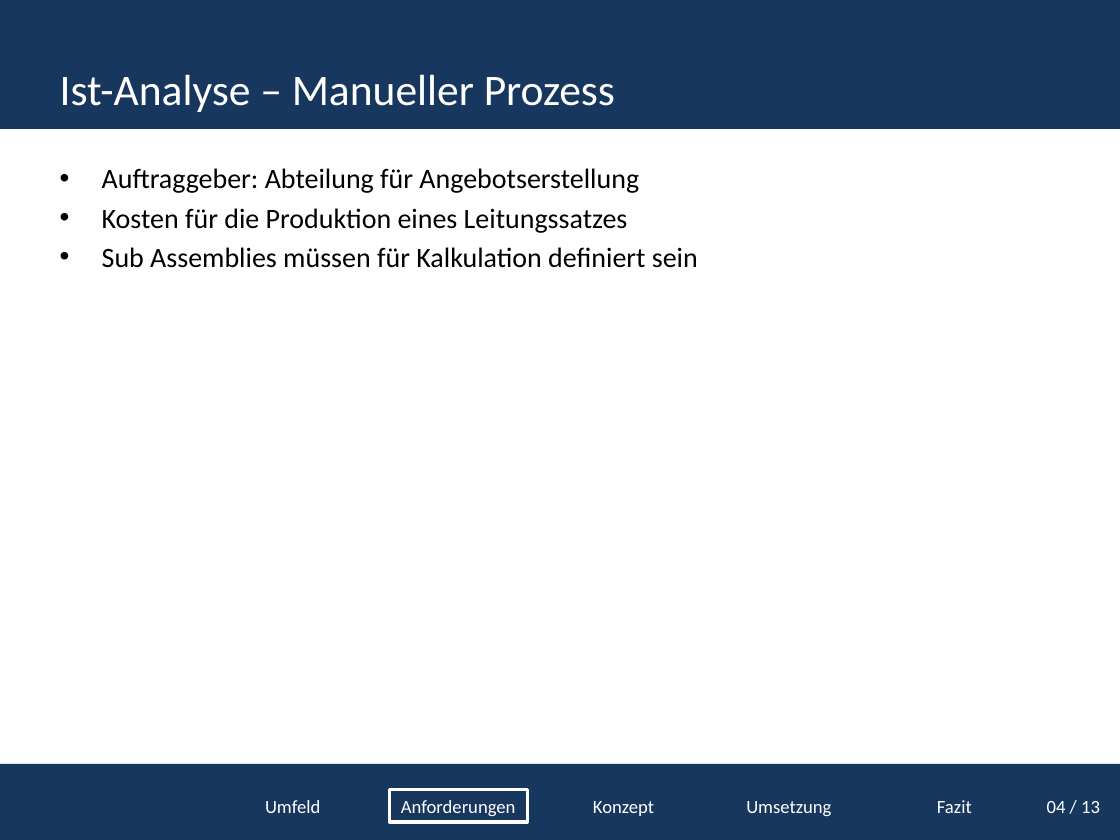
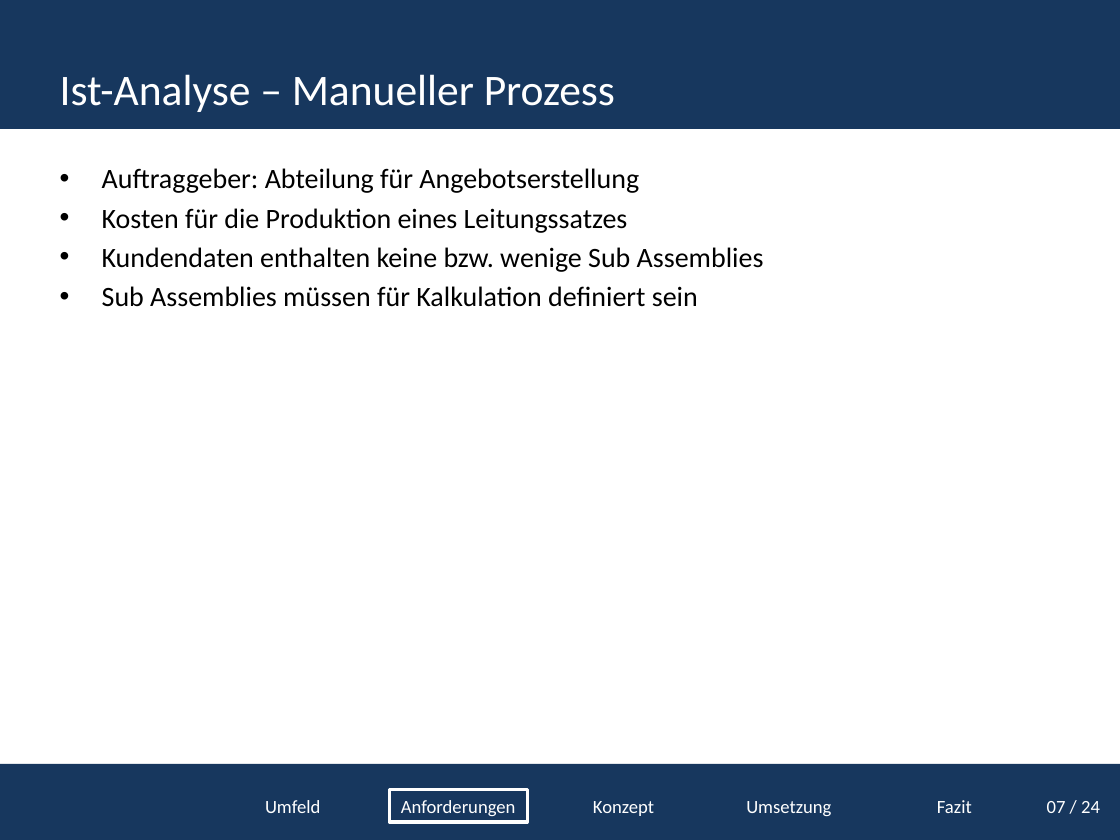
Before and after one commit to tomtom1992/Projektpr-sentation, a slide deck: slide 9 of Projektpräsentation.pptx. Drawn at 1120x840 pixels with LibreOffice and Linux fonts; fonts in the diff are those of the drawing; background and template pictures are left out. Boxes give left, top, right and bottom in pixels: in the first picture for what was removed or moved away, otherwise in the second. Text is boxed around its words. In the diff, an @@ line names an element or a change of style, - is before the commit and + after.

```diff
--- a/Projektpräsentation.pptx
+++ b/Projektpräsentation.pptx
@@ text at (102, 247, 764, 272): paragraph added @@
+• Kundendaten enthalten keine bzw. wenige Sub Assemblies
@@ text at (1047, 801, 1100, 813): text changed @@
-04 / 13
+07 / 24
```
Also in this commit, not shown: 26 other slides changed.
